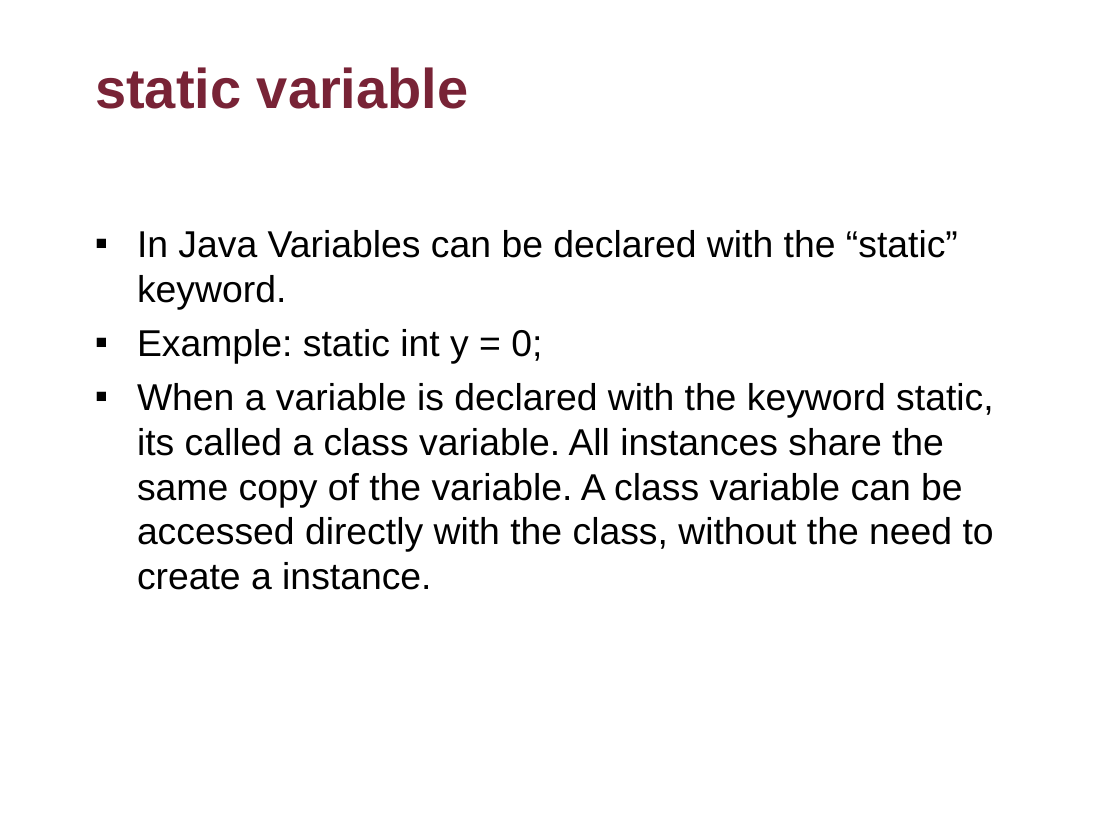
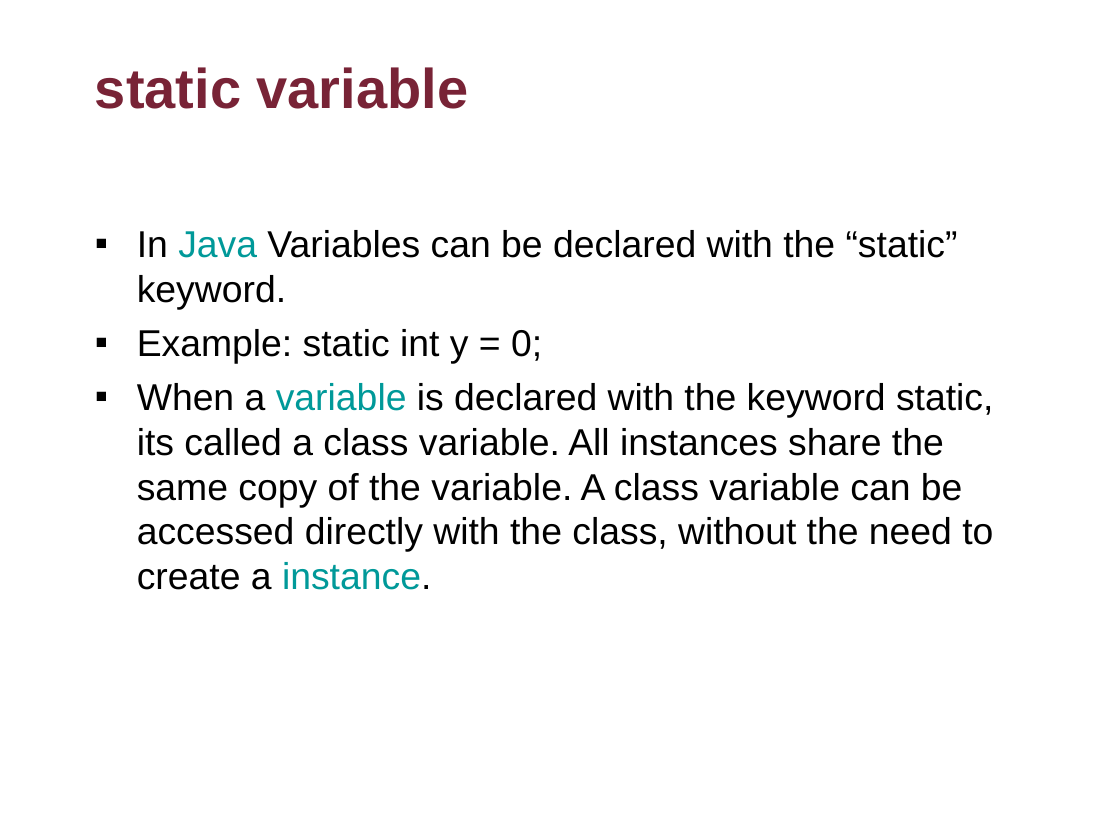
Before and after one commit to flyworker/java-workshop, a slide deck: slide 33 of Java Workshop-Concordia.ppt. Drawn at 1120x840 pixels with LibreOffice and Linux fonts; fonts in the diff are those of the drawing; background and template pictures are left out. Boxes give left, top, right and bottom in pixels: in the first picture for what was removed or moved away, otherwise in the second. Text is boxed around its words. In the diff, an @@ line names an element or a change of style, - is before the commit and + after.

```diff
--- a/Java Workshop-Concordia.ppt
+++ b/Java Workshop-Concordia.ppt
@@ text "In Java Variables can be ..." at [137,230,993,590]: text colour #000000 to #009999 in "Java", "variable instance."; indent changed @@
```
Also in this commit, not shown: 62 other slides changed.
